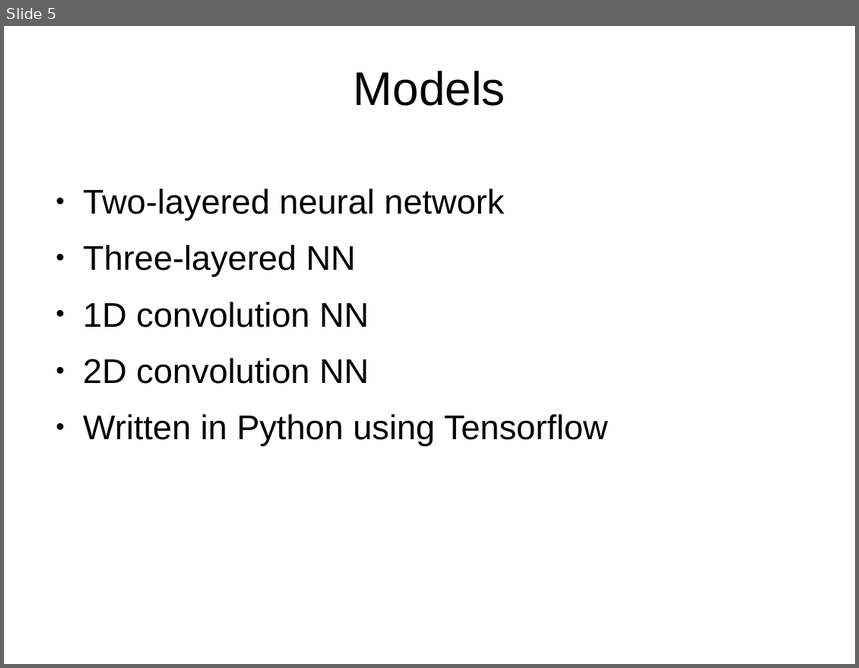
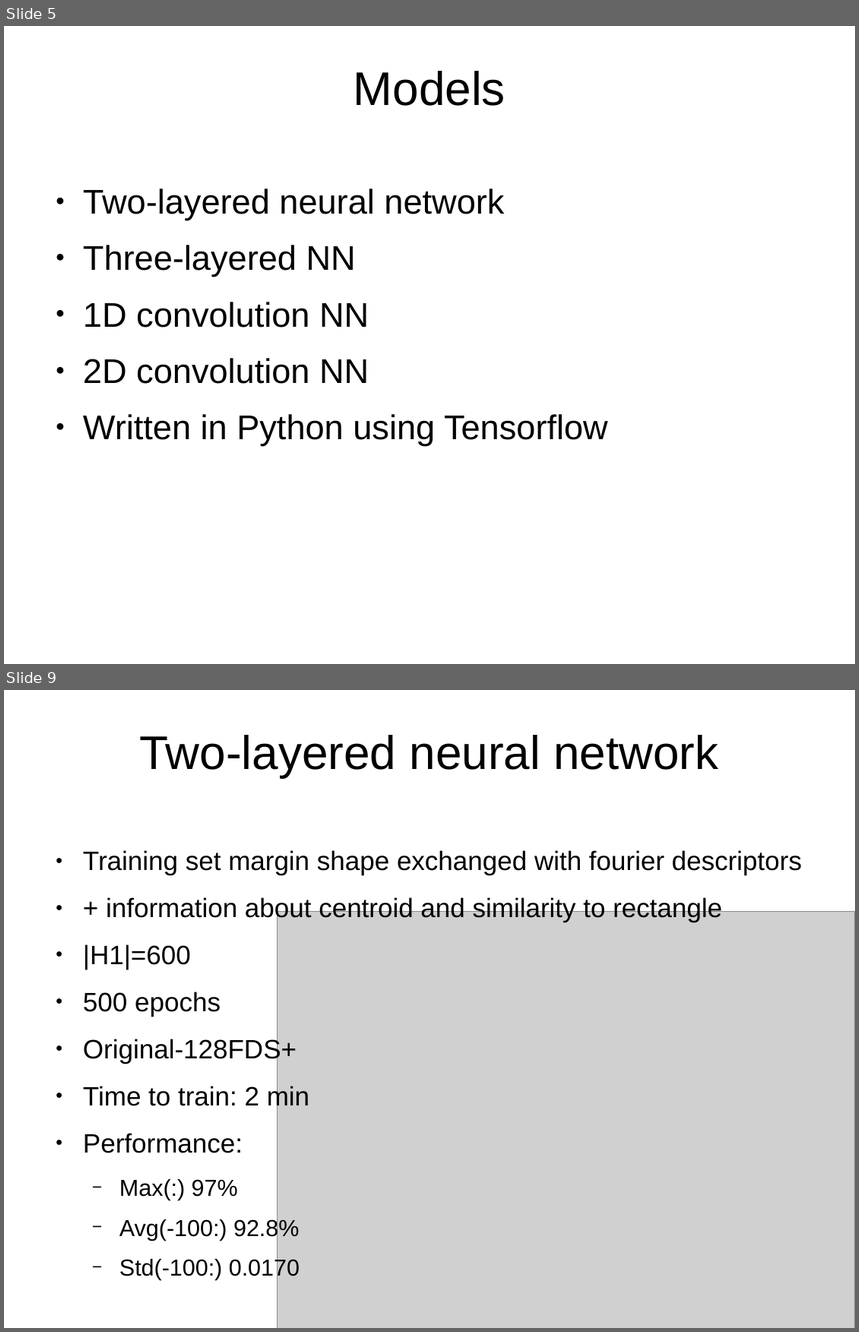
Before and after one commit to kappalabs/NNLeafClassifierProject, a slide deck: slideshow/slides.odp. Shown one above the other, each under a label of ours: slide 5 before the commit, slides 5 and 9 after it; the slides between them are not shown. The pictures are 859x668 and 859x1332 pixels, drawn with LibreOffice and Linux fonts; fonts in the diff are those of the drawing; grey boxes stand for pictures; background and template pictures are left out. Boxes give left, top, right and bottom in pixels: in the first picture for what was removed or moved away, otherwise in the second. Text is boxed around its words. In the diff, an @@ line names an element or a change of style, - is before the commit and + after.

Commit message:
[TASK] Data Visualization + More Slides
 - added few more information into the slideshow
 - added data visualization
 - changed the way Fourier descriptors calculation method works

```diff
--- a/slideshow/slides.odp
+++ b/slideshow/slides.odp
@@ slide 9 added at (4, 690, 855, 1328), background picture (left out) @@
@@ title added at (139, 735, 718, 778), 44 pt, text #000000 @@
+Two-layered neural network
@@ text added at (83, 850, 802, 1281), 24.8 pt, text #000000 @@
+● Training set margin shape exchanged with fourier descriptors
+● + information about centroid and similarity to rectangle
+● |H1|=600
+● 500 epochs
+● Original-128FDS+
+● Time to train: 2 min
+● Performance:
+  − Max(:) 97%
+  − Avg(-100:) 92.8%
+  − Std(-100:) 0.0170
@@ picture added at (278, 912, 855, 1328) @@
```
Also in this commit, not shown: 4 slides changed, 4 other slides added, 3 other files.
